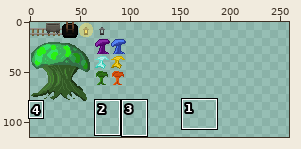
Sprite sheet, stored at Sprites/SpriteSheet_Decor.png. The first picture is a wide view before the edit; the outline marks the close-up.
Close-up. As it was:
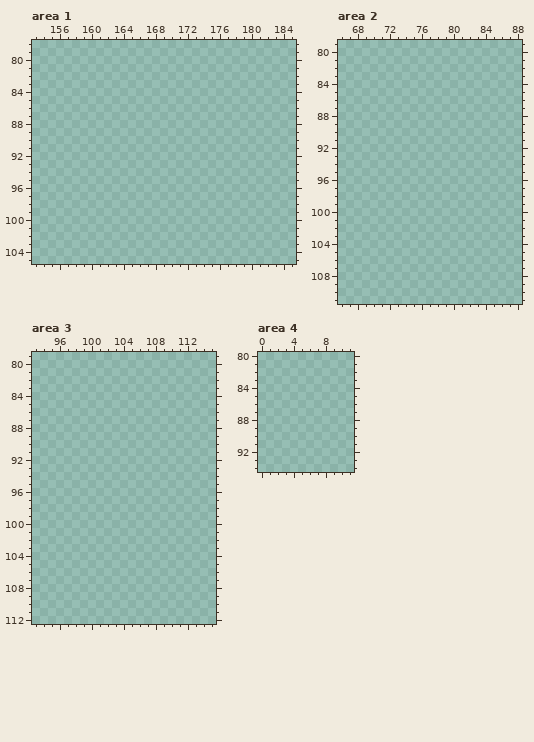
The file is 320x320 pixels. Pixels under 10% opacity are left out. Colours within 5 levels of each other are drawn and written as one. Shown: area 1: x 153..185, y 78..105; area 2: x 66..88, y 79..111; area 3: x 93..115, y 79..112; area 4: x 0..11, y 80..94. The wide view leaves out empty margins. The commit also changed other parts of the picture, which this record leaves out.
Palette (. is transparent): 
After:
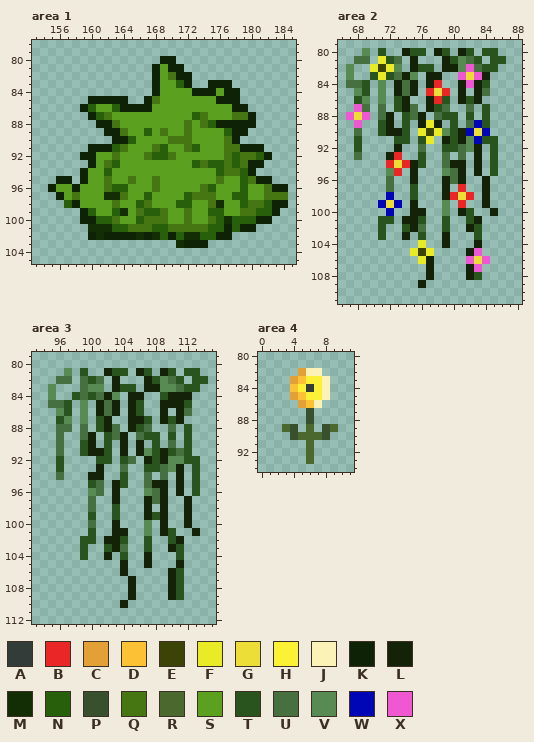
Colours new in this view: A #323c39  B #eb2626  C #e2a036  D #fbc236  E #3c4306  F #e8eb26  G #ecdd37  H #fbf236  J #fbf2b7  K #0e2305  L #142208  M #132e05  N #285f0a  P #39502f  Q #467611  R #4b692f  S #5ba01e  T #29541d  U #46703f  V #578b53  W #0006b6  X #f058d3
From old to new:
Changed rows in their new state; - is an unchanged pixel.
Area 1:
first column x 155:
 80 --------------KK--------------
 81 -------------KSKK-------------
 82 -------------KSQKK------------
 83 -------------KSSNK--KKK-------
 84 -------------KSSSSKKKSKK------
 85 -----KKKKK--KQSSSSSSSKKK------
 86 ----KNSSNKKKKSSSSSSSSSSKK-----
 87 -----KNQSSSSSSSSSSNQSSSQQK----
 88 ------KKQSSSSSSSSQSQNKKKKK----
 89 -------KKQSSNSQSSQSSSSNKK-----
 90 --------KKNSSSSQQQSSSSQK------
 91 -----KKKNQSSSQNSSQNSSSQQKKK---
 92 ----KKSSQSSSQNNQSSSSSSQNQQNK--
 93 -----KSQNSSSSSSSSSNQNNQNQKK---
 94 ----KSSNSSSSSSSSSSSSSNQQNK----
 95 -KK-KSSQSSQSSQSSSSSSSQSSNQKK--
 96 KSSKSSSQNNSSSQSSSSSQNSSSNSSQKK
 97 -KSQSSSMMQSSNSSSSNQQQSSNNSSQQQ
 98 --NKSSSSQSSNQSSSNNSSQMSSNQQNKK
 99 ----KNSSNMSQNNQSSQSSNNSSQQNNK-
100 ----KKNNQSSNQQQSSQSSQNMNNNKK--
101 -----MMMNNQQQNNQQQQQNNKNKK----
102 -----KMKKKKMKMNKNMMNNKK-------
103 ----------------MKKK----------
Area 2:
first column x 67:
 80 --V-T--LTT-LT-LT-TT-
 81 -UU-FTU-L---LTVUT-TT
 82 V--FEFV-LTT-LLVXUTT-
 83 V--TFTULV-LL--XGXL--
 84 UUT-V-LUL-LB--LXLT--
 85 -VT-V-LUL-BGB-L-LU--
 86 -TV-V-TL--LBT-LTL---
 87 -XU-U-TLU-LTU--U-T--
 88 XGX-UL-TUL-UTT-T-T--
 89 -X--TL-T-LFL-T-UWT--
 90 -U--TLLT-FEFVTLWGW--
 91 -T----TT-TF-LTLVWTT-
 92 -T----L--U--TTUVL-T-
 93 -U---LB--T--U-U-L-T-
 94 -----BGBLT--ULL-L-T-
 95 -----VB-L---VUL-L-T-
 96 -----U--L---LUL--L--
 97 -----U--T---L-B--L--
 98 -----W--T---LBGB-L--
 99 ----WGW-L---V-B--L--
100 -----W--LL--V-LT--L-
101 ----TT-LLT--T--TL---
102 ----T--TLU--T--LT---
103 ----T--L-T--L---T---
104 ---------F--L---L---
105 --------FEF----LX---
106 ---------FL----XGX--
107 ----------L----LX---
108 ----------L----LT---
109 ---------L----------
Area 3:
first column x 95:
 81 --V-T--LTT-LT-LT-TT-
 82 -UU-UTU-L---LTVUT-TT
 83 V---UVV-LTT-LLVVUTT-
 84 V--TUTULV-LL--TLLL--
 85 UUT-V-LUL-LT--LLLT--
 86 -VT-V-LUL-LT--L-LU--
 87 -TV-V-TL--LLT-LTL---
 88 -UU-U-TLU-LTU--U-T--
 89 -U--UL-TUL-UTT-T-T--
 90 -U--TL-T-L-L-T-U-T--
 91 -U--TLLT-L-LVTLTUT--
 92 -T----TT-TU-LTLVVTT-
 93 -T----L--U--TTUVL-T-
 94 -U---LL--T--U-U-L-T-
 95 -----TU-LT--ULL-L-T-
 96 -----VU-L---VUL-L-T-
 97 -----U--L---LUL--L--
 98 -----U--T---L-L--L--
 99 -----T--T---LTL--L--
100 -----U--L---V-L--L--
101 -----T--LL--V-LT--L-
102 ----TT-LLT--T--TL---
103 ----T--TLU--T--LT---
104 ----T--L-T--L---T---
105 ---------L--L---L---
106 ---------L-----LT---
107 ----------L----LT---
108 ----------L----LT---
109 ----------L----LT---
110 ---------L----------
Area 4:
first column x 3:
82 --CJJ--
83 -CDHHJ-
84 -DHAHJ-
85 -CDHHJ-
86 --CDJ--
87 ---P---
88 ---P---
89 RP-R-PR
90 -PRRRP-
91 ---R---
92 ---R---
93 ---R---
